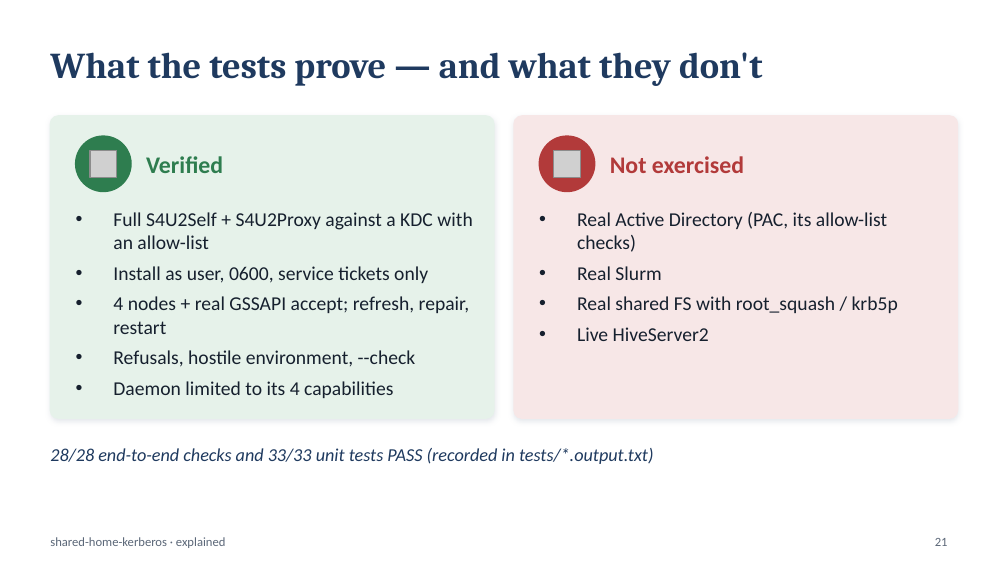
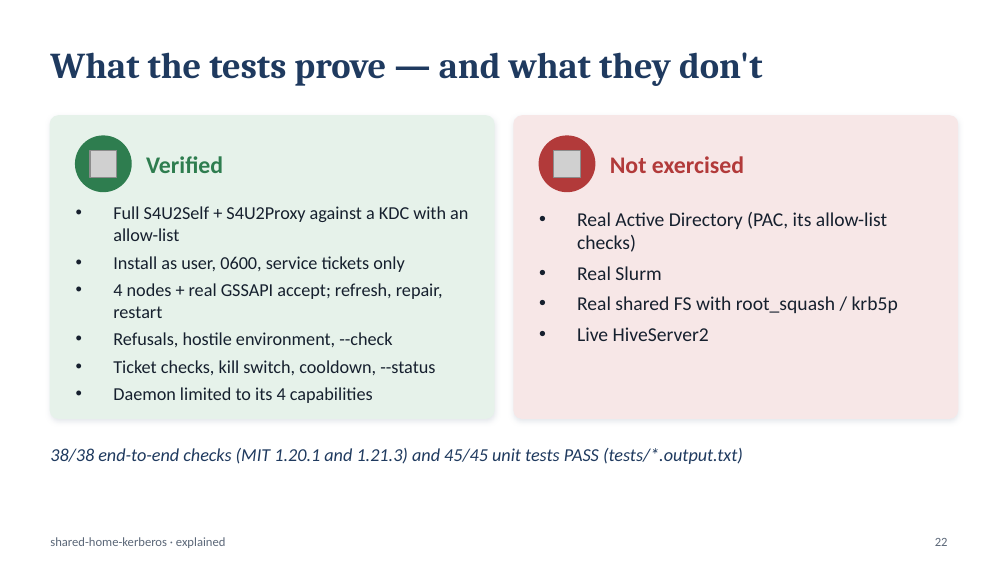
Before and after one commit to vijayrattehalli-cloud/shared-home-kerberos, a slide deck: slide 22 of docs/shared-home-kerberos-slides.pptx (slide 21 before the commit). Drawn at 1008x567 pixels with LibreOffice and Linux fonts; fonts in the diff are those of the drawing; grey boxes stand for pictures. Boxes give left, top, right and bottom in pixels: in the first picture for what was removed or moved away, otherwise in the second. Text is boxed around its words. In the diff, an @@ line names an element or a change of style, - is before the commit and + after.

```diff
--- a/docs/shared-home-kerberos-slides.pptx
+++ b/docs/shared-home-kerberos-slides.pptx
@@ text at [113, 206, 468, 403]: size 14 to 13 pt in "Full S4U2Self + S4U2Proxy against a KDC ...", "Install as user, 0600, service tickets only", "4 nodes + real GSSAPI accept; refresh, ...", "Refusals, hostile environment, --check" and 1 more places; less space between paragraphs @@
@@ text at [113, 360, 435, 375]: paragraph added @@
+• Ticket checks, kill switch, cooldown, --status
@@ text at [50, 448, 743, 464]: text changed @@
-28/28 end-to-end checks and 33/33 unit tests PASS (recorded in tests/*.output.txt)
+38/38 end-to-end checks (MIT 1.20.1 and 1.21.3) and 45/45 unit tests PASS (tests/*.output.txt)
```
Also in this commit, not shown: 8 other slides changed, 1 slide added, 5 other files.
